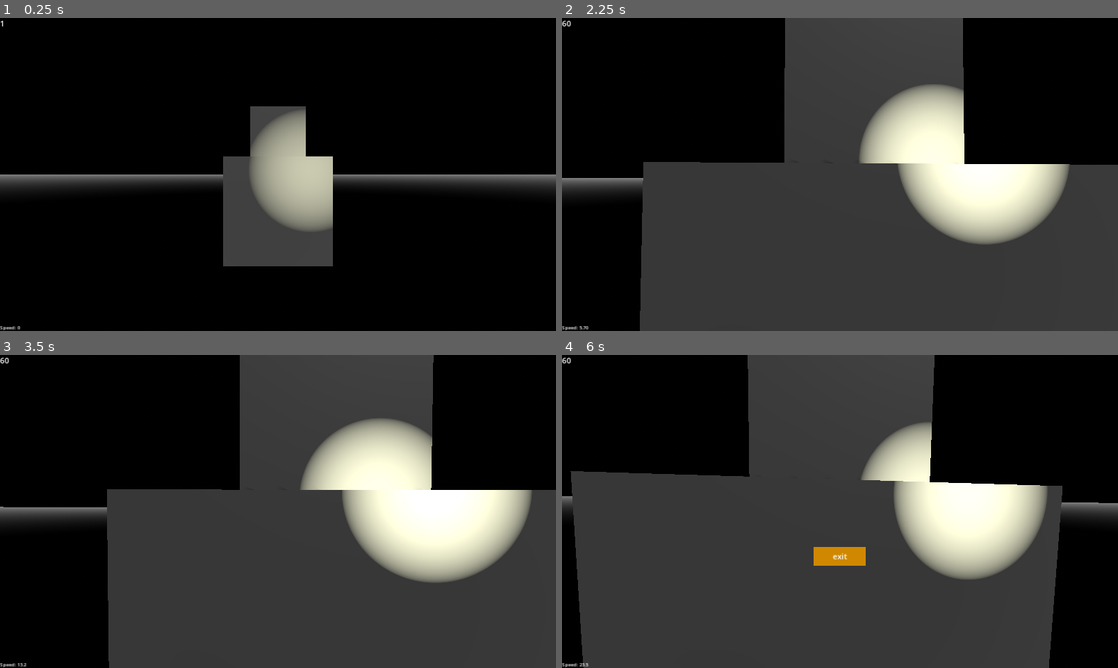
Above: before the commit, frames 1-4 (two rows, left to right).
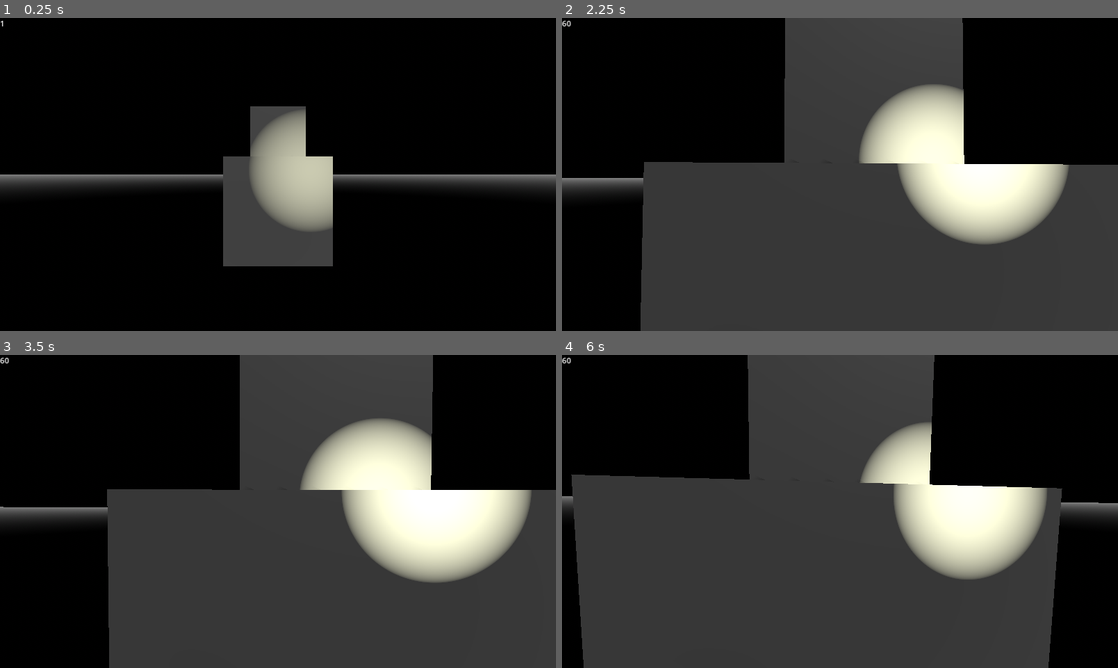
Above: after the commit, the same moments.

Repository: Alexresh/SpaceVoid
Game: Godot game, scene res://Main_scene.tscn
The game is run twice, just before and just after one commit, with the same random seed, the same clock (stepped at 60 frames per second) and the same inputs.
Inputs (mouse positions are in pixels of both pictures, inside the frame that each line leads up to):
- Up to frame 1 (0.25 s): no input
- Up to frame 2 (2.25 s): tap Enter at 0.5 s; move the mouse to (867, 174) at 0.52 s; hold F (stop) 0.53-1.28 s; hold W (forward) from 0.53 s (still down); tap Space (up) at 1.25 s; move the mouse to (812, 174) at 1.27 s; tap F (stop) at 1.35 s; move the mouse to (851, 168) at 2.02 s; hold F (stop) from 2.03 s (still down)
- Up to frame 3 (3.5 s): keep holding W (forward); tap Enter at 2.75 s; move the mouse to (272, 517) at 2.77 s; release F (stop) at 2.78 s; tap F (stop) at 2.85 s
- Up to frame 4 (6 s): tap Space (up) at 3.5, 5.75 s; move the mouse to (878, 514) at 3.52 s; hold F (stop) 3.53-4.25 s; tap Escape (ui_cancel) at 4.15 s; release W (forward) at 4.25 s; click (840, 498) at 4.25 s, where only the run after the commit has a clickable "Resume"; tap Enter at 5 s; move the mouse to (795, 508) at 5.02 s; hold W (forward) from 5.03 s (still down); tap F (stop) at 5.1 s; move the mouse to (845, 511) at 5.77 s; hold F (stop) from 5.78 s (still down)

The runs differ from the first frame. In frame 1, less than 0.1% of the frame differs, in the area x 0-4%, y 98-100%; in frame 2, 0.1%; in frame 3, 0.1%; in frame 4, 1.3%, in the area x 0-90%, y 2-100%.

Commit message:
added visual speed control

Diff:
--- a/Main_scene.gd
+++ b/Main_scene.gd
@@ -1,20 +1,23 @@
 extends Node3D
 
-@export var ExitBtn: Button
+@export var MenuContainer: VBoxContainer
 
 func _ready():
-	ExitBtn.visible = false
+	MenuContainer.visible = false
 
 func _process(delta):
 	if (Input.is_action_just_pressed("ui_cancel")):
 		if (Input.get_mouse_mode() == Input.MOUSE_MODE_CAPTURED):
 			Input.set_mouse_mode(Input.MOUSE_MODE_VISIBLE)
-			ExitBtn.visible = true
+			MenuContainer.visible = true
 		else:
 			Input.set_mouse_mode(Input.MOUSE_MODE_CAPTURED)
-			ExitBtn.visible = false
+			MenuContainer.visible = false
+
+func _on_resume_btn_pressed():
+	MenuContainer.visible = false
+	Input.set_mouse_mode(Input.MOUSE_MODE_CAPTURED)
 
 
-
-func _on_button_pressed():
+func _on_exit_button_pressed():
 	get_tree().quit(0)
--- a/Main_scene.tscn
+++ b/Main_scene.tscn
@@ -31,13 +31,23 @@
 [sub_resource type="BoxShape3D" id="BoxShape3D_4048t"]
 size = Vector3(0.542358, 0.55426, 0.557678)
 
+[sub_resource type="Gradient" id="Gradient_yo5d1"]
+colors = PackedColorArray(0.403922, 0.913725, 0, 1, 1, 0.552941, 0, 1)
+
+[sub_resource type="GradientTexture2D" id="GradientTexture2D_6i7qq"]
+gradient = SubResource("Gradient_yo5d1")
+width = 100
+height = 10
+fill_from = Vector2(0, 0.579151)
+fill_to = Vector2(1, 0.46332)
+
 [sub_resource type="StyleBoxFlat" id="StyleBoxFlat_kdkrh"]
 bg_color = Color(0.811369, 0.533935, 1.54018e-06, 1)
 
-[node name="Main_scene" type="Node3D" node_paths=PackedStringArray("ExitBtn")]
+[node name="Main_scene" type="Node3D" node_paths=PackedStringArray("MenuContainer")]
 transform = Transform3D(1, 0, 0, 0, 1, 0, 0, 0, 1, 0, 0, -0.267792)
 script = ExtResource("1_wh51s")
-ExitBtn = NodePath("CanvasLayer/ExitBtn")
+MenuContainer = NodePath("CanvasLayer/MenuContainer")
 
 [node name="DirectionalLight3D" type="DirectionalLight3D" parent="."]
 transform = Transform3D(0.663926, -0.647612, 0.373899, 0, 0.5, 0.866025, -0.747798, -0.574977, 0.331963, 1.80413, 0, 5.7681)
@@ -48,11 +58,16 @@
 [node name="WorldEnvironment" type="WorldEnvironment" parent="."]
 environment = SubResource("Environment_1xn3t")
 
-[node name="Player" type="CharacterBody3D" parent="." node_paths=PackedStringArray("SpeedLabel", "FPS")]
+[node name="Player" type="CharacterBody3D" parent="." node_paths=PackedStringArray("SpeedBarHorizontalForward", "SpeedBarHorizontalBackward", "SpeedBarHorizontalRight", "SpeedBarHorizontalLeft", "SpeedBarHorizontalUp", "SpeedBarHorizontalDown", "FPS")]
 transform = Transform3D(1.00292, 0, 0, 0, 1.00292, 0, 0, 0, 1.00292, 0, 0, 2.4731)
 motion_mode = 1
 script = ExtResource("1_pcmxo")
-SpeedLabel = NodePath("../CanvasLayer/SpeedLabel")
+SpeedBarHorizontalForward = NodePath("../CanvasLayer/SpeedBarHorizontalForward")
+SpeedBarHorizontalBackward = NodePath("../CanvasLayer/SpeedBarHorizontalBackward")
+SpeedBarHorizontalRight = NodePath("../CanvasLayer/SpeedBarHorizontalRight")
+SpeedBarHorizontalLeft = NodePath("../CanvasLayer/SpeedBarHorizontalLeft")
+SpeedBarHorizontalUp = NodePath("../CanvasLayer/SpeedBarHorizontalUp")
+SpeedBarHorizontalDown = NodePath("../CanvasLayer/SpeedBarHorizontalDown")
 FPS = NodePath("../CanvasLayer/FPS")
 
 [node name="Player_texture" type="MeshInstance3D" parent="Player"]
@@ -154,33 +169,130 @@
 
 [node name="CanvasLayer" type="CanvasLayer" parent="."]
 
-[node name="ExitBtn" type="Button" parent="CanvasLayer"]
+[node name="FPS" type="RichTextLabel" parent="CanvasLayer"]
+offset_right = 469.0
+offset_bottom = 40.0
+
+[node name="SpeedBarHorizontalForward" type="TextureProgressBar" parent="CanvasLayer"]
+anchors_preset = 2
+anchor_top = 1.0
+anchor_bottom = 1.0
+offset_left = 117.0
+offset_top = -99.0
+offset_right = 217.0
+offset_bottom = -89.0
+grow_vertical = 0
+rotation = 2.35619
+max_value = 30.0
+value = 30.0
+rounded = true
+texture_progress = SubResource("GradientTexture2D_6i7qq")
+
+[node name="SpeedBarHorizontalBackward" type="TextureProgressBar" parent="CanvasLayer"]
+anchors_preset = 2
+anchor_top = 1.0
+anchor_bottom = 1.0
+offset_left = 119.0
+offset_top = -115.0
+offset_right = 219.0
+offset_bottom = -105.0
+grow_vertical = 0
+rotation = -0.785398
+max_value = 30.0
+value = 30.0
+rounded = true
+texture_progress = SubResource("GradientTexture2D_6i7qq")
+
+[node name="MenuContainer" type="VBoxContainer" parent="CanvasLayer"]
 anchors_preset = 8
 anchor_left = 0.5
 anchor_top = 0.5
 anchor_right = 0.5
 anchor_bottom = 0.5
-offset_left = -54.0
-offset_top = 74.0
-offset_right = 54.0
-offset_bottom = 113.0
+offset_left = -72.5
+offset_top = -20.0
+offset_right = 72.5
+offset_bottom = 20.0
 grow_horizontal = 2
 grow_vertical = 2
+
+[node name="ResumeBtn" type="Button" parent="CanvasLayer/MenuContainer"]
+layout_mode = 2
 theme_override_colors/font_color = Color(1, 1, 1, 1)
 theme_override_styles/normal = SubResource("StyleBoxFlat_kdkrh")
-text = "exit"
-
-[node name="SpeedLabel" type="RichTextLabel" parent="CanvasLayer"]
-anchors_preset = 2
-anchor_top = 1.0
-anchor_bottom = 1.0
-offset_top = -15.0
-offset_right = 77.0
-grow_vertical = 0
-theme_override_font_sizes/normal_font_size = 10
-
-[node name="FPS" type="RichTextLabel" parent="CanvasLayer"]
-offset_right = 40.0
-offset_bottom = 40.0
-
-[connection signal="pressed" from="CanvasLayer/ExitBtn" to="." method="_on_button_pressed"]
+text = "Resume
+"
+
+[node name="OptionsBtn" type="Button" parent="CanvasLayer/MenuContainer"]
+layout_mode = 2
+theme_override_colors/font_color = Color(1, 1, 1, 1)
+theme_override_styles/normal = SubResource("StyleBoxFlat_kdkrh")
+text = "Options"
+
+[node name="ExitBtn" type="Button" parent="CanvasLayer/MenuContainer"]
+layout_mode = 2
+theme_override_colors/font_color = Color(1, 1, 1, 1)
+theme_override_styles/normal = SubResource("StyleBoxFlat_kdkrh")
+text = "Exit"
+
+[node name="SpeedBarHorizontalRight" type="TextureProgressBar" parent="CanvasLayer"]
+anchors_preset = 2
+anchor_top = 1.0
+anchor_bottom = 1.0
+offset_left = 123.0
+offset_top = -112.0
+offset_right = 223.0
+offset_bottom = -102.0
+grow_vertical = 0
+max_value = 30.0
+value = 30.0
+rounded = true
+texture_progress = SubResource("GradientTexture2D_6i7qq")
+
+[node name="SpeedBarHorizontalLeft" type="TextureProgressBar" parent="CanvasLayer"]
+anchors_preset = 2
+anchor_top = 1.0
+anchor_bottom = 1.0
+offset_left = 113.0
+offset_top = -102.0
+offset_right = 213.0
+offset_bottom = -92.0
+grow_vertical = 0
+rotation = 3.14159
+max_value = 30.0
+value = 30.0
+rounded = true
+texture_progress = SubResource("GradientTexture2D_6i7qq")
+
+[node name="SpeedBarHorizontalUp" type="TextureProgressBar" parent="CanvasLayer"]
+anchors_preset = 2
+anchor_top = 1.0
+anchor_bottom = 1.0
+offset_left = 123.0
+offset_top = -102.0
+offset_right = 223.0
+offset_bottom = -92.0
+grow_vertical = 0
+rotation = 1.5708
+max_value = 30.0
+value = 30.0
+rounded = true
+texture_progress = SubResource("GradientTexture2D_6i7qq")
+
+[node name="SpeedBarHorizontalDown" type="TextureProgressBar" parent="CanvasLayer"]
+anchors_preset = 2
+anchor_top = 1.0
+anchor_bottom = 1.0
+offset_left = 113.0
+offset_top = -112.0
+offset_right = 213.0
+offset_bottom = -102.0
+grow_vertical = 0
+rotation = 4.71239
+max_value = 30.0
+value = 30.0
+rounded = true
+texture_progress = SubResource("GradientTexture2D_6i7qq")
+
+[connection signal="pressed" from="CanvasLayer/MenuContainer/ResumeBtn" to="." method="_on_resume_btn_pressed"]
+[connection signal="pressed" from="CanvasLayer/MenuContainer/ExitBtn" to="." method="_on_exit_button_pressed"]
--- a/Player_script.gd
+++ b/Player_script.gd
@@ -5,7 +5,13 @@
 const CAMERA_HORIZONTAL_SENSIVITY = 0.1
 const ROTATION_SPEED = 0.05
 
-@export var SpeedLabel: RichTextLabel
+@export var SpeedBarHorizontalForward: TextureProgressBar
+@export var SpeedBarHorizontalBackward: TextureProgressBar
+@export var SpeedBarHorizontalRight: TextureProgressBar
+@export var SpeedBarHorizontalLeft: TextureProgressBar
+@export var SpeedBarHorizontalUp: TextureProgressBar
+@export var SpeedBarHorizontalDown: TextureProgressBar
+
 @export var FPS: RichTextLabel
 
 func _ready():
@@ -30,10 +36,26 @@
 		velocity += get_basis() * Vector3(0, 0, SPEED)
 	if (Input.is_action_pressed("stop") && (velocity.length() <= 0.5)):
 		velocity = Vector3.ZERO
-	SpeedLabel.text = "Speed: " + str(velocity.length()).substr(0, 4)
+	var horizontal_speed_forward = global_transform.basis.z.dot(velocity)#(transform.basis * get_real_velocity()).z
+	var horizontal_speed_side = global_transform.basis.x.dot(velocity)#(transform.basis * get_real_velocity()).x
+	var vertical_speed = -global_transform.basis.y.dot(velocity)
+
+	SpeedBarHorizontalForward.value = horizontal_speed_forward if horizontal_speed_forward > 0 else 0
+	SpeedBarHorizontalBackward.value = abs(horizontal_speed_forward) if horizontal_speed_forward < 0 else 0
+
+	SpeedBarHorizontalRight.value = horizontal_speed_side if horizontal_speed_side > 0 else 0
+	SpeedBarHorizontalLeft.value = abs(horizontal_speed_side) if horizontal_speed_side < 0 else 0
+
+	SpeedBarHorizontalUp.value = vertical_speed if vertical_speed > 0 else 0
+	SpeedBarHorizontalDown.value = abs(vertical_speed) if vertical_speed < 0 else 0
+
+
 	FPS.text = str(Engine.get_frames_per_second())
 
-	move_and_slide()
+
+	if(move_and_slide()):
+		#вставить звук удара
+		velocity = Vector3.ZERO
 
 func _unhandled_input(event):
 
Not shown: 1 places in Main_scene.tscn that only renumber resources
